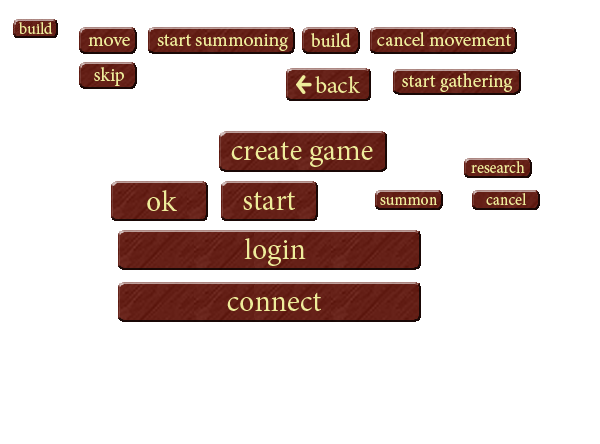
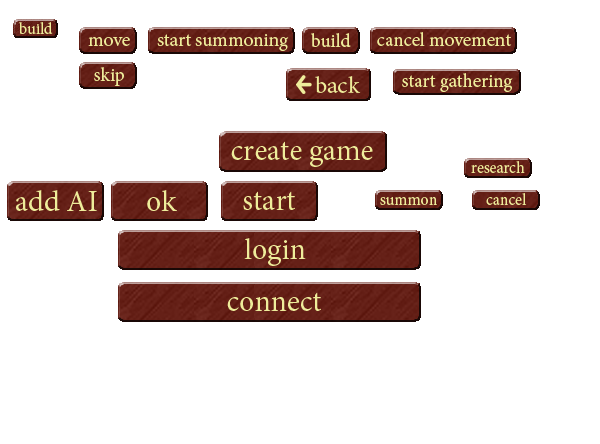
Layer changes from the first 600×444 image to the second:
added layer "add AI" above "Layer 11 copy 9" over [16, 190, 97, 211]
added layer "Layer 11 copy 9" above "start" over [7, 181, 104, 221]
